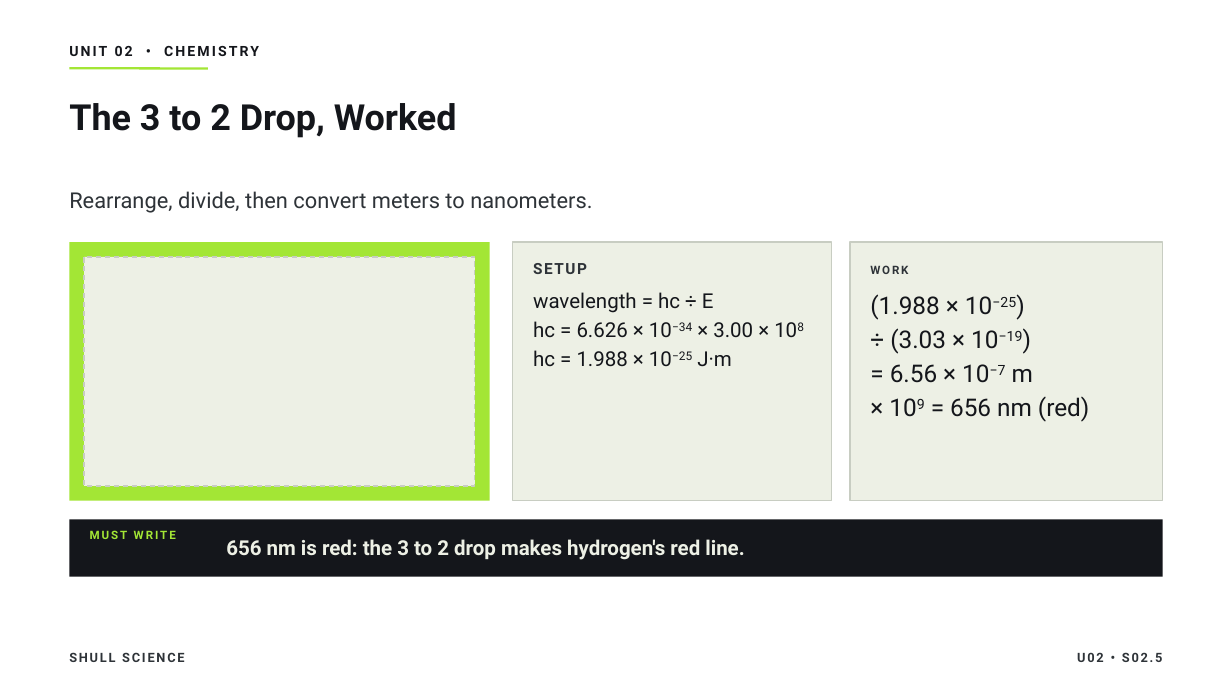
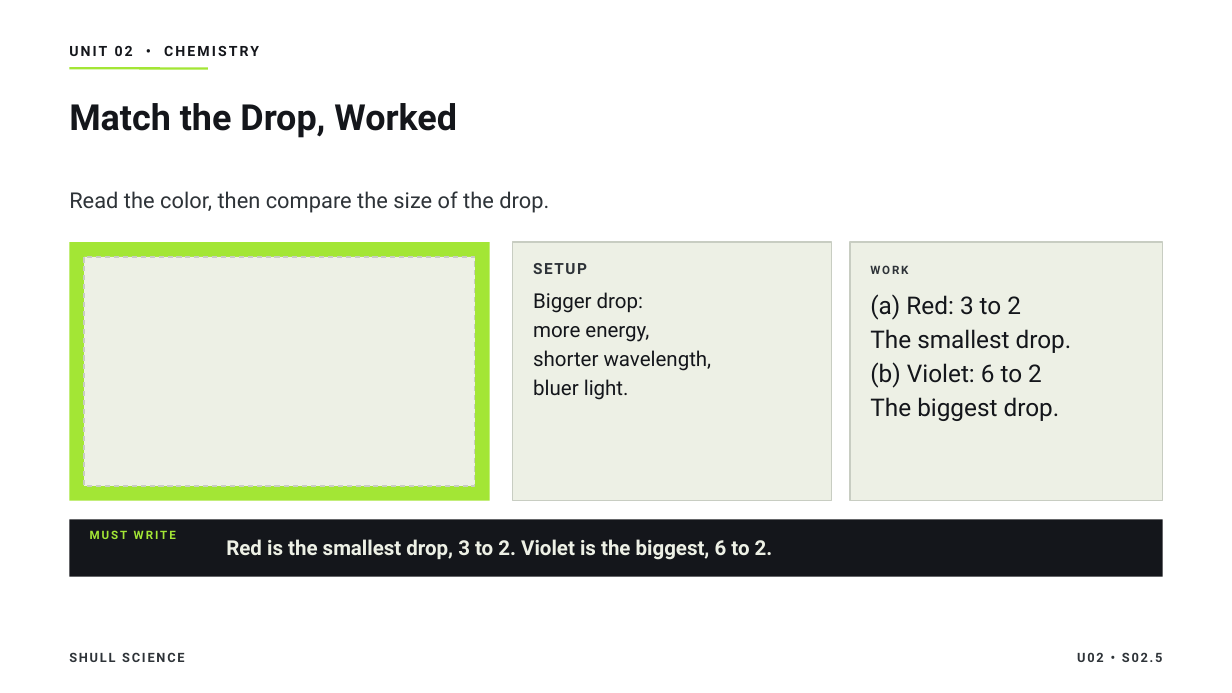
Before and after one commit to Hayabusa015/WorkWork, a slide deck: slide 12 of deliverables/chem-u02/SHULL_CHEM_Slides_U02_S02.5.pptx. Drawn at 1232x693 pixels with LibreOffice and Linux fonts; fonts in the diff are those of the drawing. Boxes give left, top, right and bottom in pixels: in the first picture for what was removed or moved away, otherwise in the second. Text is boxed around its words. In the diff, an @@ line names an element or a change of style, - is before the commit and + after.

```diff
--- a/deliverables/chem-u02/SHULL_CHEM_Slides_U02_S02.5.pptx
+++ b/deliverables/chem-u02/SHULL_CHEM_Slides_U02_S02.5.pptx
@@ title at (69, 103, 457, 138): text changed @@
-The 3 to 2 Drop, Worked
+Match the Drop, Worked
@@ text at (69, 191, 549, 213): text changed @@
-Rearrange, divide, then convert meters to nanometers.
+Read the color, then compare the size of the drop.
@@ text at (533, 292, 712, 400): text changed @@
-wavelength = hc ÷ E
-hc = 6.626 × 10−34 × 3.00 × 108
-hc = 1.988 × 10−25 J·m
+Bigger drop:
+more energy,
+shorter wavelength,
+bluer light.
@@ text at (870, 294, 1072, 421): text changed @@
-(1.988 × 10−25)
-÷ (3.03 × 10−19)
-= 6.56 × 10−7 m
-× 109 = 656 nm (red)
+(a) Red: 3 to 2
+The smallest drop.
+(b) Violet: 6 to 2
+The biggest drop.
@@ text at (226, 539, 773, 560): text changed @@
-656 nm is red: the 3 to 2 drop makes hydrogen's red line.
+Red is the smallest drop, 3 to 2. Violet is the biggest, 6 to 2.
```
Also in this commit, not shown: 2 other slides changed, 1 slide added, 2 slides removed, 14 other files.
